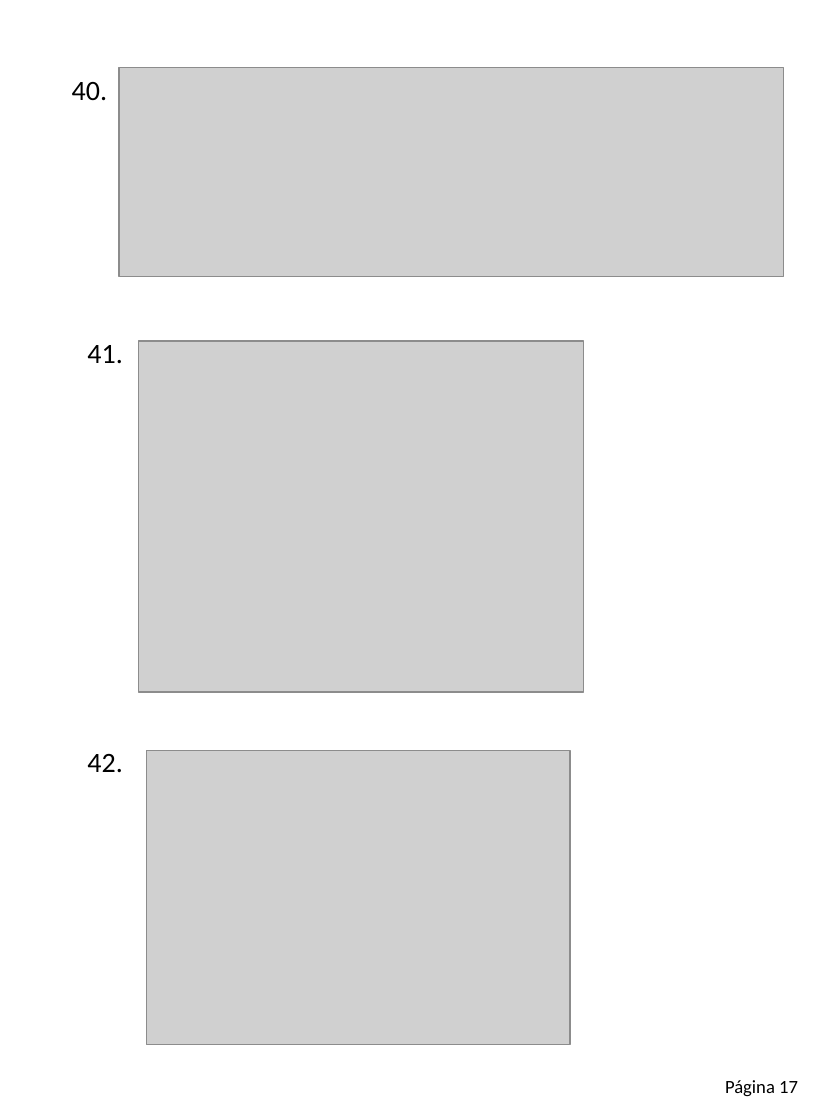
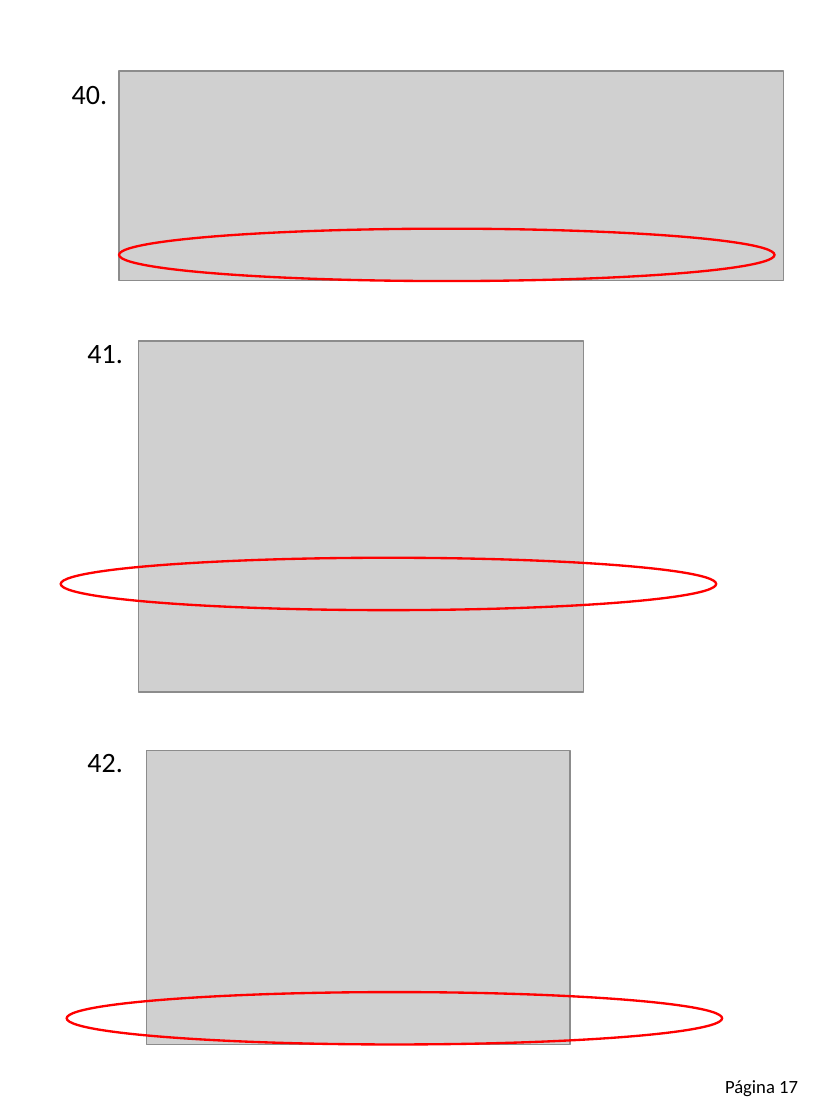
Before and after one commit to Adrifelcha/afchavez-019, a slide deck: slide 19 of Lancaster/Cuadernillo_Matematicas_v2.pptx. Drawn at 840x1120 pixels with LibreOffice and Linux fonts; fonts in the diff are those of the drawing; grey boxes stand for pictures. Boxes give left, top, right and bottom in pixels: in the first picture for what was removed or moved away, otherwise in the second. Text is boxed around its words. In the diff, an @@ line names an element or a change of style, - is before the commit and + after.

```diff
--- a/Lancaster/Cuadernillo_Matematicas_v2.pptx
+++ b/Lancaster/Cuadernillo_Matematicas_v2.pptx
@@ text "40." moved from (x1=72, y1=82, x2=107, y2=101) to (x1=72, y1=86, x2=107, y2=105) @@
@@ picture moved from (x1=119, y1=67, x2=783, y2=277) to (x1=119, y1=71, x2=783, y2=280) @@
@@ ellipse added at (x1=119, y1=228, x2=774, y2=281), outline #FF0000 1.5 pt @@
@@ ellipse added at (x1=60, y1=558, x2=716, y2=610), outline #FF0000 1.5 pt @@
@@ ellipse added at (x1=67, y1=992, x2=722, y2=1045), outline #FF0000 1.5 pt @@
```
Also in this commit, not shown: 13 other slides changed, 26 other files.
